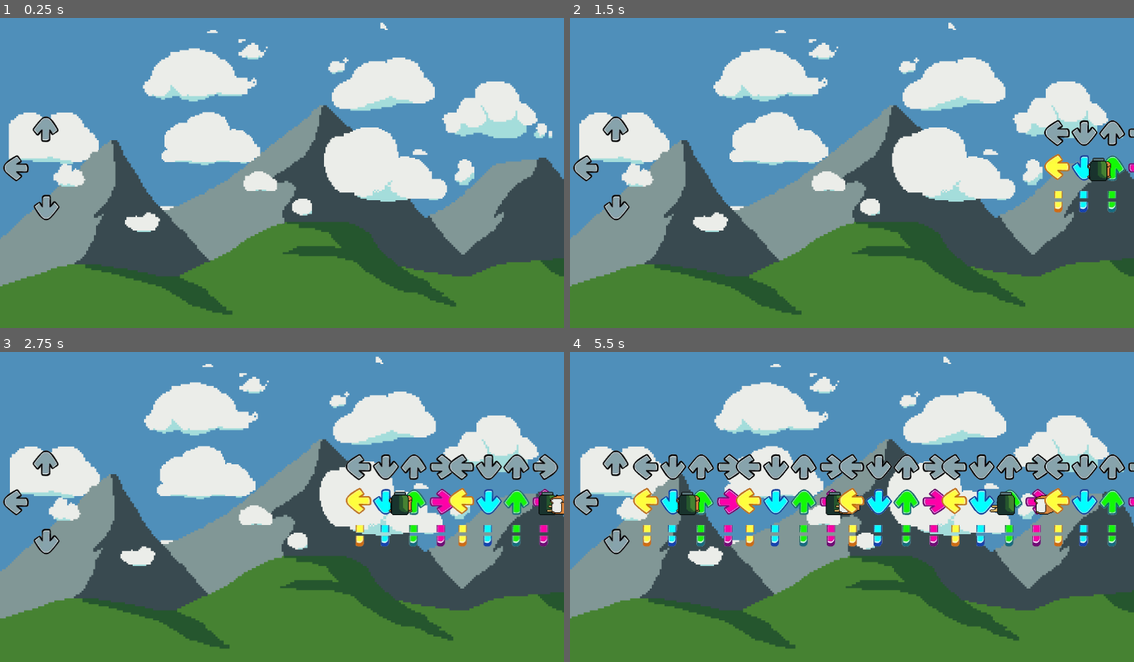
Above: before the commit, frames 1-4 (two rows, left to right).
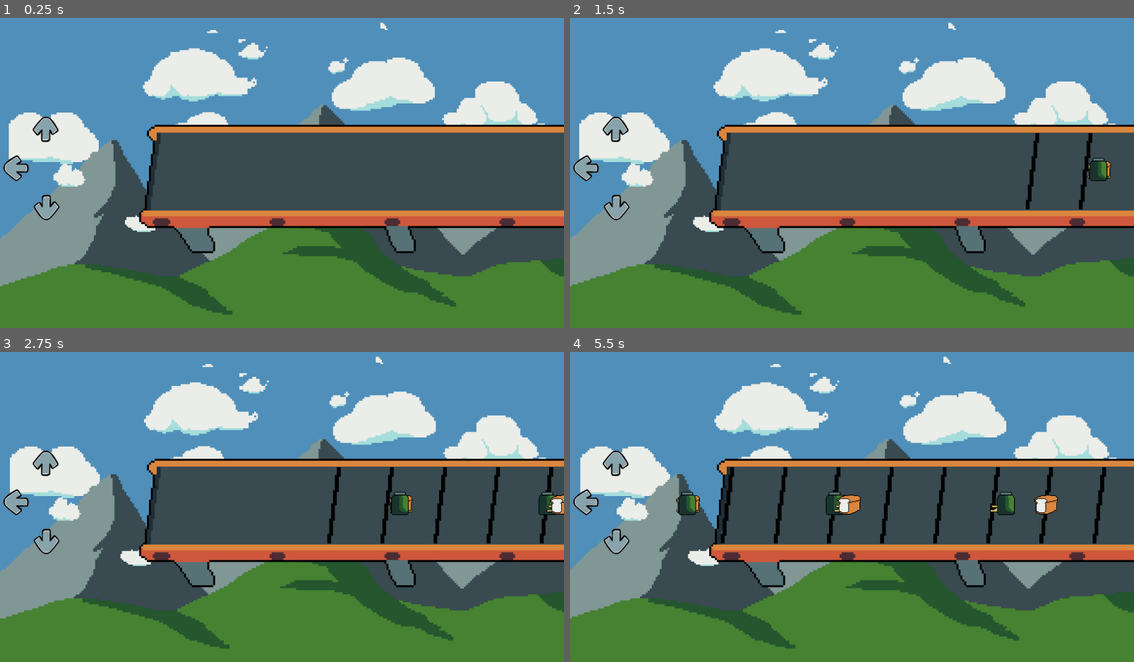
Above: after the commit, the same moments.

Repository: piperinnshall/wlgg-world-day
Game: Godot game, scene res://src/stages/stage_one.tscn
Two runs of this game, one before a commit and one after it. Both use one fixed random seed, a clock stepped at 60 frames per second and the inputs below.
Inputs:
- Up to frame 1 (0.25 s): no input
- Up to frame 2 (1.5 s): no input
- Up to frame 3 (2.75 s): no input
- Up to frame 4 (5.5 s): no input

The runs differ from the first frame. In frame 1, 22% of the frame differs, in the area x 24-100%, y 34-76%; in frame 2, 23%; in frame 3, 23%; in frame 4, 25%, in the area x 11-100%, y 32-76%.

Commit message:
feat: convery belt working

Diff:
--- a/src/nodes/belt.tscn
+++ b/src/nodes/belt.tscn
@@ -1,8 +1,10 @@
 [gd_scene load_steps=3 format=3 uid="uid://btlet0cu4v1b8"]
 
-[ext_resource type="Texture2D" uid="uid://b0elu6pseod4b" path="res://assets/arrows.webp" id="1_61swu"]
+[ext_resource type="Texture2D" uid="uid://b7fxe6rrwvwwf" path="res://assets/convline.png" id="1_an5l7"]
 [ext_resource type="Script" uid="uid://dyegrxk4jip67" path="res://src/scripts/belt.gd" id="2_an5l7"]
 
 [node name="Belt" type="Sprite2D"]
-texture = ExtResource("1_61swu")
+position = Vector2(280.556, 56.875)
+scale = Vector2(0.778056, 0.778055)
+texture = ExtResource("1_an5l7")
 script = ExtResource("2_an5l7")
--- a/src/scripts/belt.gd
+++ b/src/scripts/belt.gd
@@ -2,14 +2,17 @@
 
 @export var move_speed: float = 3.5
 
-var pos_x: float = 610
-var pos_y: float = 0
+var pos_x: float = 900
+var pos_y: float = 35
 
 func _init():
 	set_process(false)
 
 func _process(delta: float) -> void:
 	global_position += Vector2(-move_speed,  0)
+	if global_position.x < 66:
+		queue_free()
+
 
 func setup():
 	global_position = Vector2(pos_x, pos_y)
--- a/src/scripts/conveyor.gd
+++ b/src/scripts/conveyor.gd
@@ -2,7 +2,7 @@
 
 @onready var belt = preload("res://src/nodes/belt.tscn")
 
-var spawn_delay: float  = 1.0
+var spawn_delay: float  = 0.5
 var spawn_timer: float  = 0.0
 
 func _process(delta: float) -> void:
@@ -13,5 +13,7 @@
 
 func create_moving_belt():
 	var b_inst = belt.instantiate()
+	b_inst.z_as_relative = false
+	b_inst.z_index = 20
 	get_tree().get_root().call_deferred("add_child", b_inst)
 	b_inst.setup()
--- a/src/scripts/key_listener.gd
+++ b/src/scripts/key_listener.gd
@@ -21,6 +21,8 @@
 
 func create_moving_key():
 	var km_inst = key_moving.instantiate()
+	km_inst.z_as_relative = false
+	km_inst.z_index = 30
 	get_tree().get_root().call_deferred("add_child", km_inst)
 	km_inst.setup(frame + 4)
 
--- a/src/scripts/key_moving.gd
+++ b/src/scripts/key_moving.gd
@@ -15,7 +15,6 @@
 
 func _process(delta: float) -> void:
 	global_position += Vector2(-move_speed,  0)
-
 	if global_position.x < pass_limit and not $Timer.is_stopped():
 		# print($Timer.wait_time - $Timer.time_left)
 		$Timer.stop()
--- a/src/stages/stage_one.tscn
+++ b/src/stages/stage_one.tscn
@@ -1,7 +1,8 @@
-[gd_scene load_steps=4 format=3 uid="uid://bbs7jf76v05oi"]
+[gd_scene load_steps=5 format=3 uid="uid://bbs7jf76v05oi"]
 
 [ext_resource type="PackedScene" uid="uid://hoctgo107djf" path="res://src/nodes/key_listener.tscn" id="1_r7fs1"]
 [ext_resource type="PackedScene" uid="uid://yopk35fnni34" path="res://src/nodes/background.tscn" id="1_sio3b"]
+[ext_resource type="Texture2D" uid="uid://dl16rbdm7q2vb" path="res://assets/conv.png" id="3_4dpq8"]
 [ext_resource type="PackedScene" uid="uid://c1nbq45n5qaw5" path="res://src/nodes/conveyor.tscn" id="3_pl84b"]
 
 [node name="StageOne" type="Node2D"]
@@ -12,6 +13,9 @@
 [node name="Camera2D" type="Camera2D" parent="."]
 
 [node name="Conveyor" parent="." instance=ExtResource("3_pl84b")]
+position = Vector2(122, 36)
+scale = Vector2(0.795556, 0.795556)
+texture = ExtResource("3_4dpq8")
 
 [node name="KeyListenerLeft" parent="." instance=ExtResource("1_r7fs1")]
 position = Vector2(-545, 0)
Binary file added: assets/conv.png
Not shown, added: assets/conv.png.import
Binary file added: assets/convline.png
Not shown, added: assets/convline.png.import
